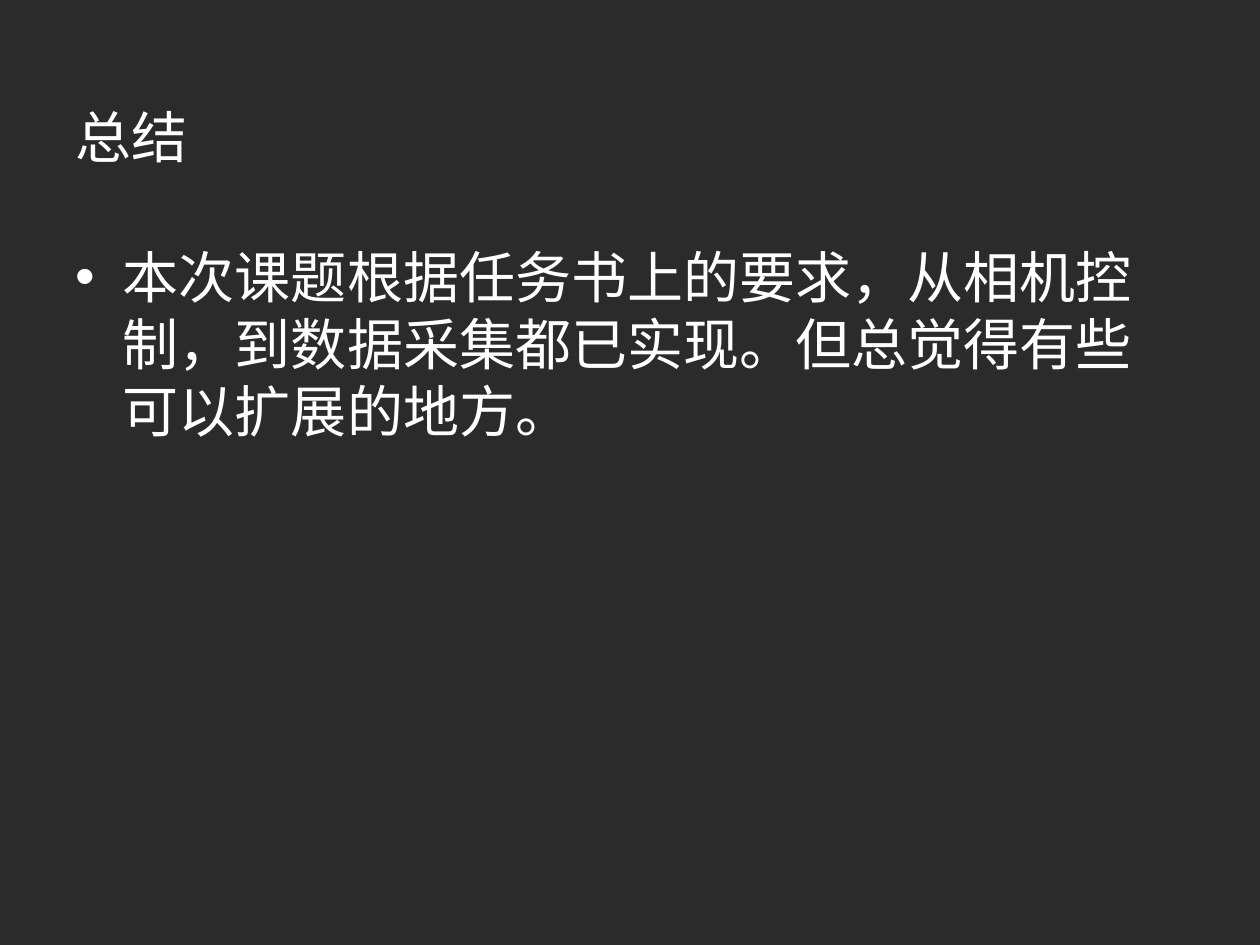
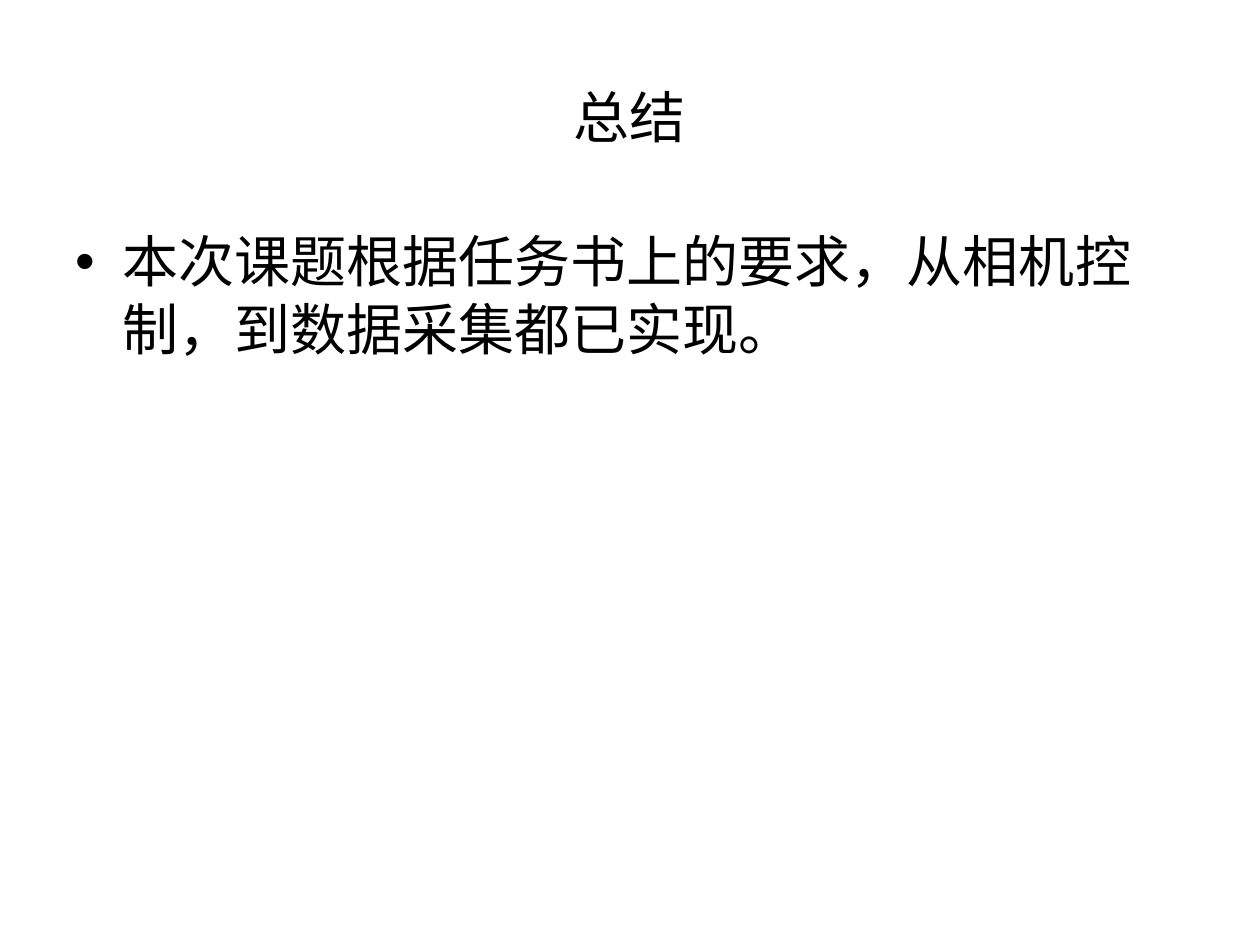
Before and after one commit to aihes/PylonCamera, a slide deck: slide 21 of paper/激光散斑系统CCD相机数据采集控制软件设计.ppt (slide 15 before the commit). Drawn at 1260x945 pixels with LibreOffice and Linux fonts; fonts in the diff are those of the drawing; background and template pictures are left out; a plain dark background stands for a picture behind light text. Boxes give left, top, right and bottom in pixels: in the first picture for what was removed or moved away, otherwise in the second. Text is boxed around its words. In the diff, an @@ line names an element or a change of style, - is before the commit and + after.

```diff
--- a/paper/激光散斑系统CCD相机数据采集控制软件设计.ppt
+++ b/paper/激光散斑系统CCD相机数据采集控制软件设计.ppt
@@ background picture (left out) to #FFFFFF @@
@@ title "总结": place and size @@
-title "总结" at [76, 111, 188, 163]
+title "总结" at [574, 91, 686, 143]
@@ title "总结" at [574, 91, 686, 143]: font Montserrat to Arial, text colour #FFFFFF to #000000; alignment left to centre @@
@@ text at [123, 235, 1131, 356]: text changed; text colour #FFFFFF to #000000 @@
-• 本次课题根据任务书上的要求，从相机控制，到数据采集都已实现。但总觉得有些可以扩展的地方。
+• 本次课题根据任务书上的要求，从相机控制，到数据采集都已实现。
```
Also in this commit, not shown: 12 other slides changed, 10 slides added, 4 slides removed, 7 other files.
